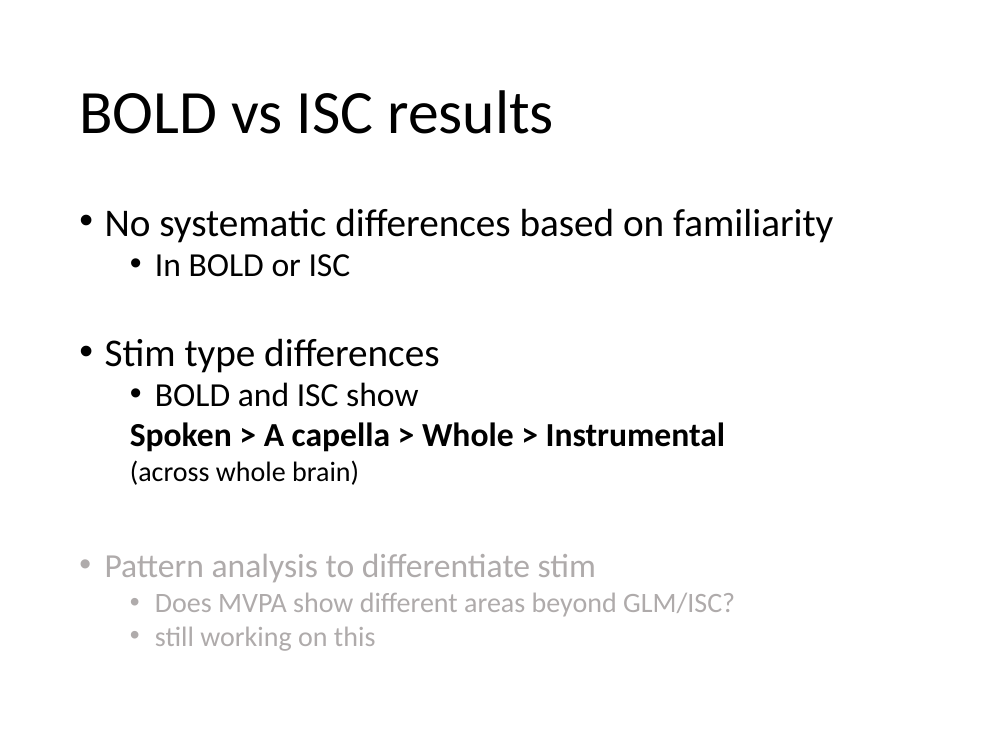
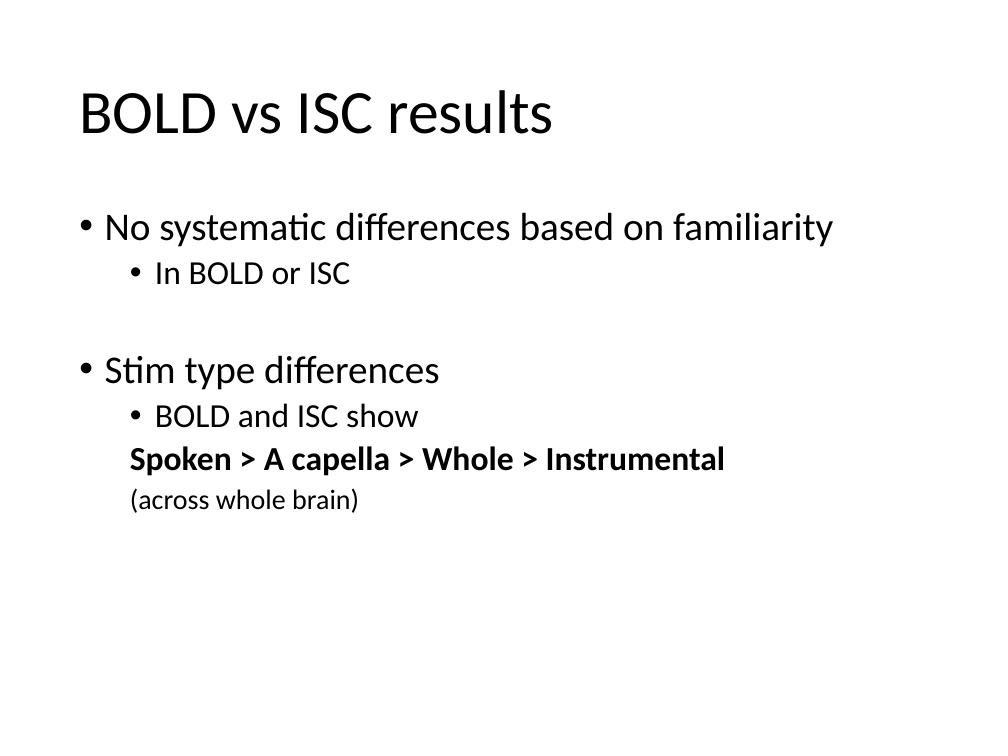
Before and after one commit to asternin/PhDProject, a slide deck: slide 4 of Meetings/2019.04.24-ISCSummary-JessAdrianBobbyMeeting.pptx. Drawn at 1008x756 pixels with LibreOffice and Linux fonts; fonts in the diff are those of the drawing. Boxes give left, top, right and bottom in pixels: in the first picture for what was removed or moved away, otherwise in the second. Text is boxed around its words. In the diff, an @@ line names an element or a change of style, - is before the commit and + after.

```diff
--- a/Meetings/2019.04.24-ISCSummary-JessAdrianBobbyMeeting.pptx
+++ b/Meetings/2019.04.24-ISCSummary-JessAdrianBobbyMeeting.pptx
@@ text "No systematic differences based on ..." at [105, 212, 833, 513]: line spacing 0.8 to 0.9 @@
@@ text at [105, 554, 735, 651]: paragraphs removed @@
-• Pattern analysis to differentiate stim
-  • Does MVPA show different areas beyond GLM/ISC?
-  • still working on this
```
Also in this commit, not shown: 8 other slides changed, 5 other files.
